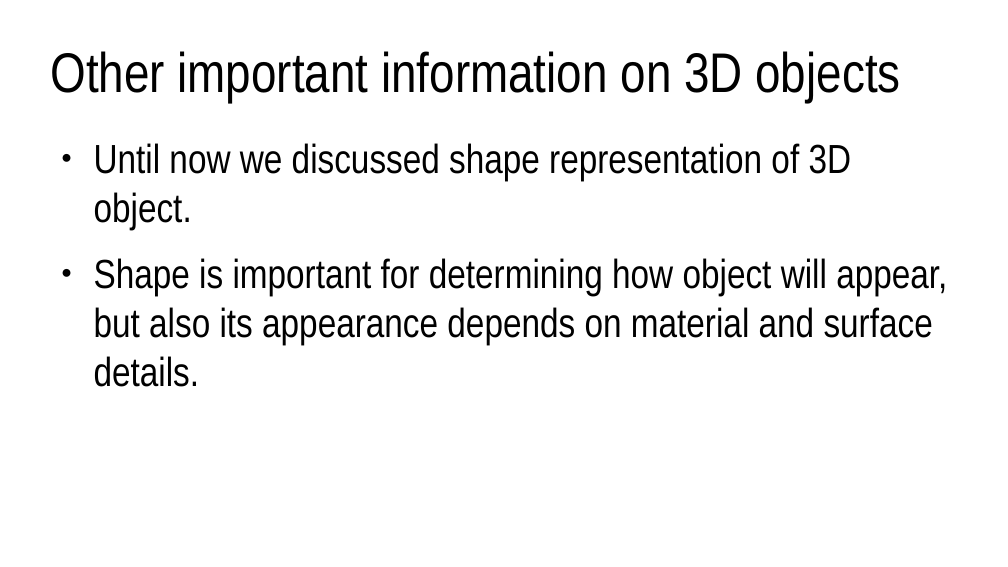
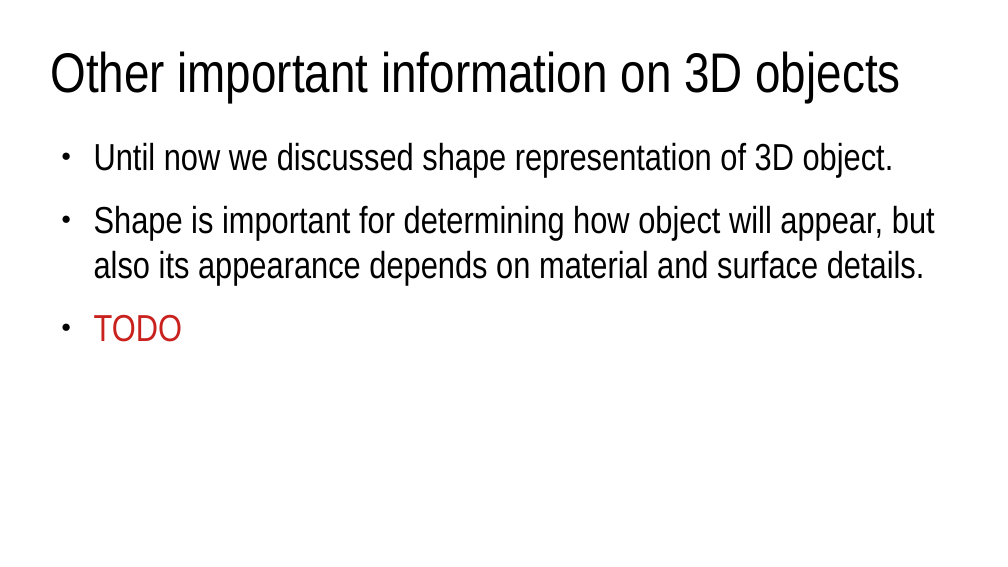
Before and after one commit to lorentzo/IntroductionToComputerGraphics, a slide deck: slide 19 of lectures/2_overview_computer_image_generation/computer_image_generation_overview.odp (slide 18 before the commit). Drawn at 1008x567 pixels with LibreOffice and Linux fonts; fonts in the diff are those of the drawing. Boxes give left, top, right and bottom in pixels: in the first picture for what was removed or moved away, otherwise in the second. Text is boxed around its words. In the diff, an @@ line names an element or a change of style, - is before the commit and + after.

```diff
--- a/lectures/2_overview_computer_image_generation/computer_image_generation_overview.odp
+++ b/lectures/2_overview_computer_image_generation/computer_image_generation_overview.odp
@@ text at [94,142,935,286]: size 32 to 29.6 pt @@
@@ text at [94,314,183,342]: paragraph added @@
+● TODO
```
Also in this commit, not shown: 7 other slides changed, 8 slides added, 2 other files.
